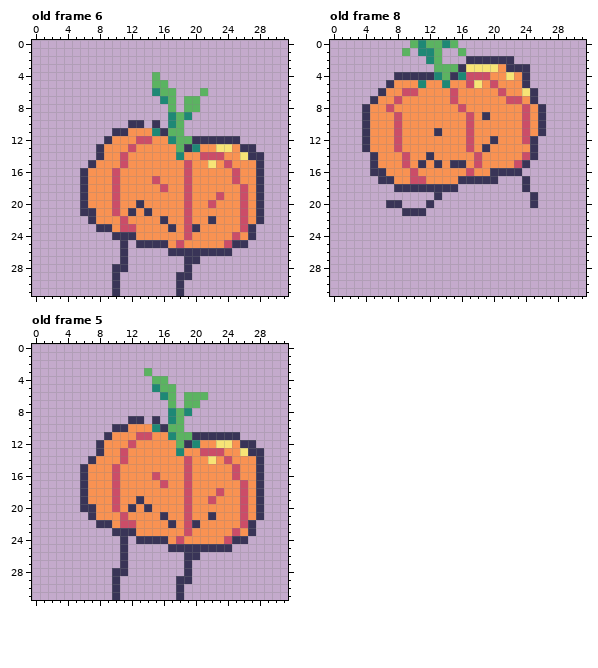
File history of a pixel-art file, Sprites/Kin/kin2.ase. This is how it looked before the edit.
32x32 pixels, 21 frames. Shown: old frame 6, old frame 8, old frame 5. The commit also changed other frames, which this record leaves out.
After the commit:
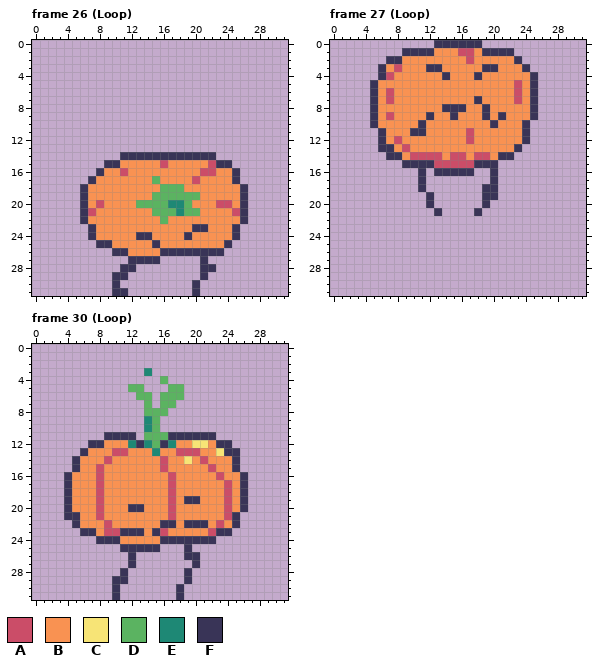
Palette (. is transparent): A #cb4d68  B #f99252  C #f7e476  D #5bb361  E #1e8875  F #393457
A new or re-ordered frame is compared with the old frame closest to it.
The edit:
frames 21 -> 30
Changed rows in their new state; - is an unchanged pixel.
Frame 26 (Loop) is new; against old frame 6:
first column x 6:
 4 ---------.-------------
 5 ---------..------------
 6 ---------...---.-------
 7 ----------..-..--------
 8 -----------.-..--------
 9 -----------...---------
10 ------..-.-..----------
11 ----.........----------
12 ---.................---
13 --....................-
14 --...FFFFFFFFFFFF......
15 -..FFB----A--B--AFF....
16 ..F-BA-------B-AA--F...
17 .F--B----D---BA----F...
18 ----B-----DDDB------F..
19 ----B----DDDDDD--B--F..
20 --A-B--DDDDEED--BAA-F..
21 -A--B-B-BDDDEDD----AF..
22 FB---B----D--B--B---F..
23 -FBB-BB----B-B-F---F..-
24 -FBBBBBFF----F-----F..-
25 --FFBBBBB-B-B-----F..--
26 ----F-BBBBF-------.----
27 -----.FFFF---..F-------
28 ----.-F------.-FF------
29 -----F------..-F-------
30 ------------.-F--------
31 -----F------.-F--------
Frame 27 (Loop) is new; against old frame 8:
first column x 4:
 0 ------...FFFFFF--------
 1 -----FFFFBBBAABFFFF----
 2 ---FFBBBBBBBBABBBBBF---
 3 --FBABBBFFBBBBBFF-BB---
 4 --FABBBBBBFBBBFB--B-BF-
 5 -FBB---B--B--BB-B--ABF-
 6 -FBA-BB----B-----B-AB--
 7 ---AB------B--F---B----
 8 .F-B------FFF--F----BF.
 9 .F-AB---F--F-B---F--BF.
10 .F--B--F-----B--F---F..
11 ..F-B-FF-B----------F..
12 ..F-------------B---F.-
13 ..FFBA-------B-B---F..-
14 -..FFBAAAA-AA--A-FF...-
15 -....FF-FAAAAAFFF....--
16 -......F.FFFFF..-...---
17 --.....F........----.--
18 ----...-....---FF---.--
19 --------F.-----FF----.-
20 ---..----------F-----.-
21 -----...-F----F--------
Frame 30 (Loop) is new; against old frame 5:
first column x 4:
 3 ----------E--------------
 4 -----------.-------------
 5 --------DD-..-D----------
 6 ---------DD-D-D...-------
 7 ----------D-D--..--------
 8 ----------DDD...---------
 9 --------..ED-..----------
10 ------....ED...----------
11 ------FFF.DDDFFF---...---
12 ---F----EFEDFEBBCC-FF...-
13 --FBB-A----E--AAABBCFF...
14 -FBB-A-B----A--C-AB-BF...
15 -FB-A-B-----A--B--A--F...
16 FBB-A-B----B-A-B---A-BF..
17 FBB-A-B-----BA-B----A-F..
18 FBB-A-B------A-B---BA-F..
19 FBB-A-B--B---A-FF-B-A-F..
20 FBBBA-B--FB--A-B----A-F..
21 FFBBA--B----BA-B--B-AF...
22 -FBBBA-BB---F--F-F-A-F..-
23 --FFBAA--F-FA--B--AFF...-
24 ----FFFBBBBB-FFFFFF....--
25 --------FFFF-..-.....----
26 -------.F----------------
27 -------.F------.F--------
28 ------.------------------
29 -------F------.----------
